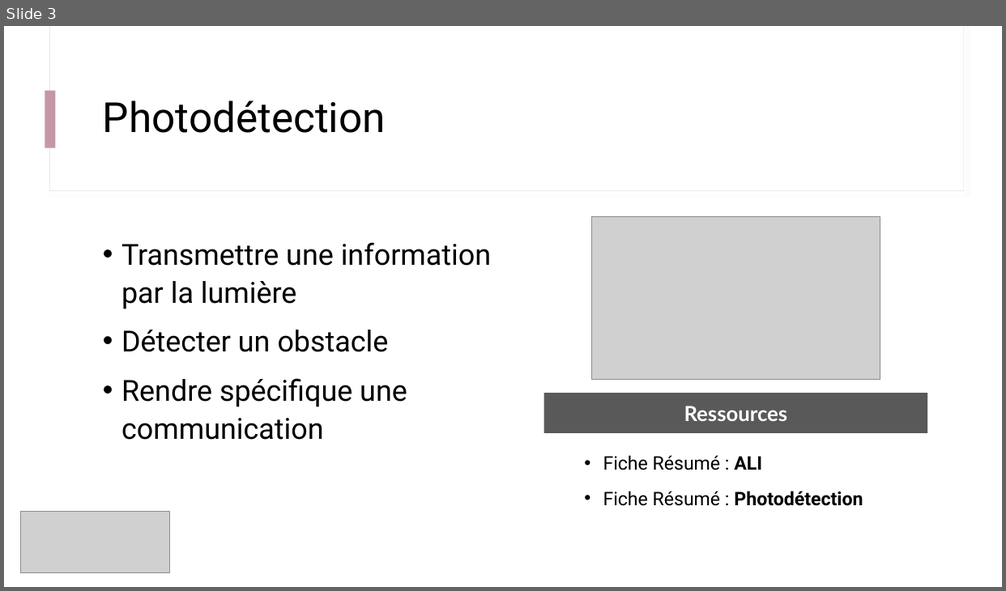
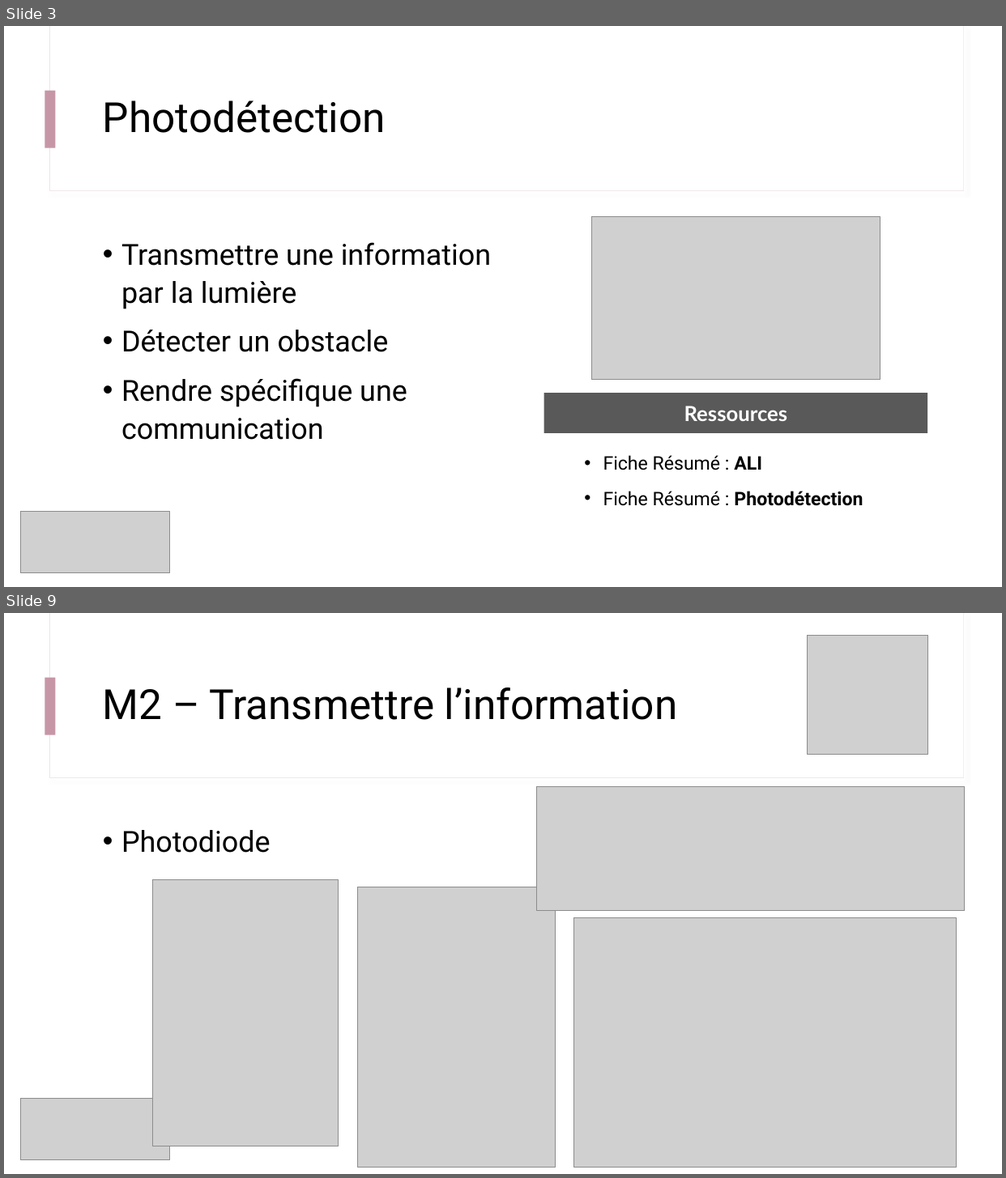
Before and after one commit to IOGS-Digital-Methods/semester-5, a slide deck: CeTI/b3_photodetection/B3_1_Photodetection.pptx. Shown one above the other, each under a label of ours: slide 3 before the commit, slides 3 and 9 after it; the slides between them are not shown. The pictures are 1006x591 and 1006x1178 pixels, drawn with LibreOffice and Linux fonts; fonts in the diff are those of the drawing; grey boxes stand for pictures. Boxes give left, top, right and bottom in pixels: in the first picture for what was removed or moved away, otherwise in the second. Text is boxed around its words. In the diff, an @@ line names an element or a change of style, - is before the commit and + after.

```diff
--- a/CeTI/b3_photodetection/B3_1_Photodetection.pptx
+++ b/CeTI/b3_photodetection/B3_1_Photodetection.pptx
@@ slide 9 added at (4, 613, 1002, 1174), background #FFFFFF; not listed: 3 template elements that a slide beside it also shows @@
@@ picture added at (808, 635, 928, 755) @@
@@ title added at (103, 688, 678, 720), 40 pt, text #000000 @@
+M2 – Transmettre l’information
@@ picture added at (537, 786, 965, 911) @@
@@ text added at (121, 830, 270, 853), 28 pt, text #000000 @@
+• Photodiode
@@ picture added at (153, 879, 339, 1146) @@
@@ picture added at (357, 887, 555, 1168) @@
@@ picture added at (574, 918, 957, 1168) @@
@@ picture added at (20, 1099, 170, 1161) @@
```
Also in this commit, not shown: 5 slides changed, 16 other slides added, 2 other files.
